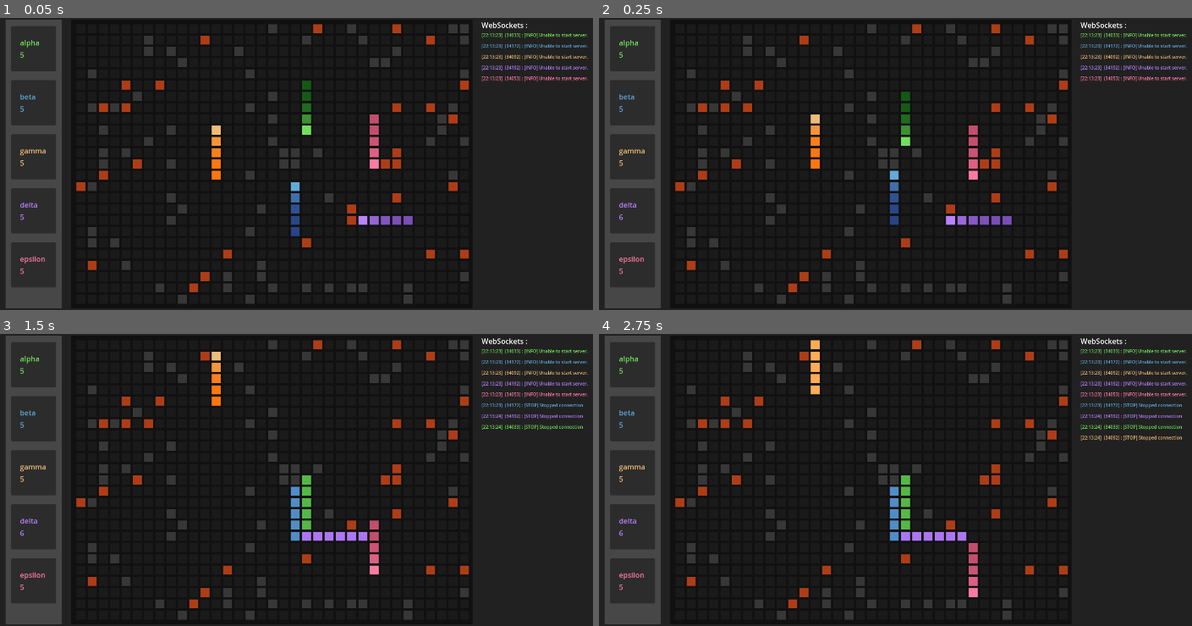
Above: before the commit, frames 1-4 (two rows, left to right).
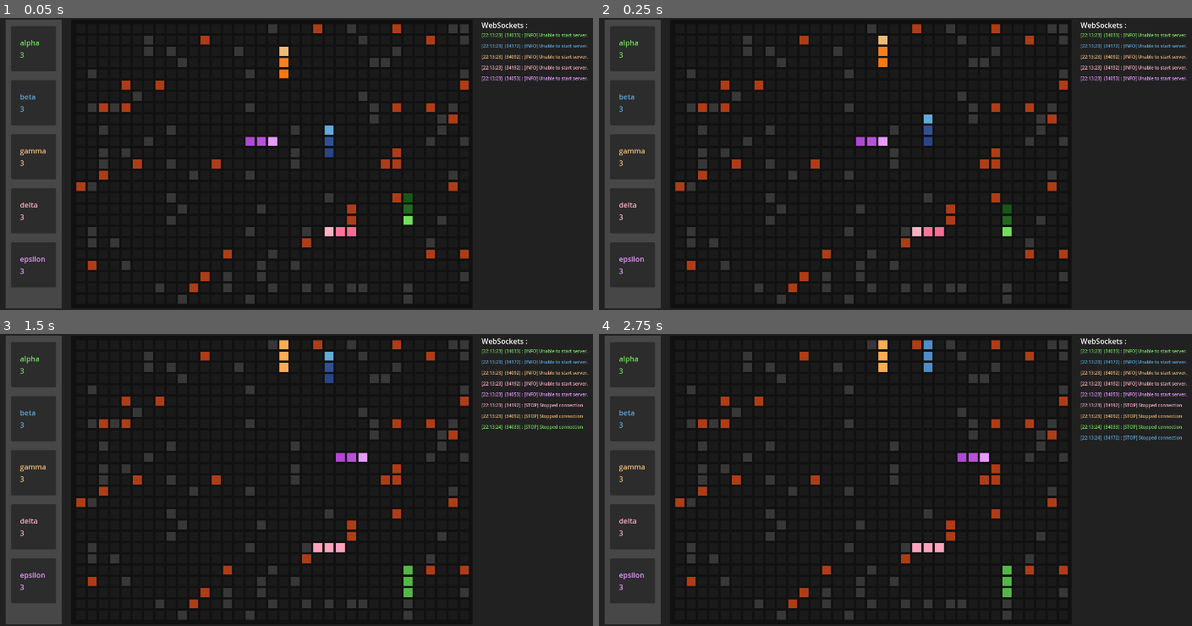
Above: after the commit, the same moments.

Repository: emecdelam/multiplayer_snake
Game: Godot game, scene res://scenes/main_game.tscn
Same seed, same stepped clock (60 frames per second), same inputs: the game is played once before the commit and once after it.
Inputs:
- Up to frame 1 (0.05 s): no input
- Up to frame 2 (0.25 s): no input
- Up to frame 3 (1.5 s): hold Right (move_right) 0.53-1.28 s; hold Down (move_down) from 1.28 s (still down)
- Up to frame 4 (2.75 s): release Down (move_down) at 2.03 s; hold Right (move_right) from 2.03 s (still down)

The runs differ from the first frame. In frame 1, 2.9% of the frame differs, in the area x 3-100%, y 6-88%; in frame 2, 3.1%; in frame 3, 3.5%; in frame 4, 3.6%, in the area x 3-100%, y 2-91%.

Commit message:
right colors

Diff:
--- a/scripts/game/main_game.gd
+++ b/scripts/game/main_game.gd
@@ -11,7 +11,7 @@
 
 @export var number_fruits: int = 5
 @export var number_walls: int = 100
-@export var player_length: int = 5
+@export var player_length: int = 3
 #--------------------------------------
 # ONREADY
 #--------------------------------------
--- a/scripts/parameters.gd
+++ b/scripts/parameters.gd
@@ -3,12 +3,13 @@
 @export var number_of_players = 5
 
 
+# head, tail color
 @export var player_colors = [
-    [Color("#72DF5C"), Color("#145815")],   # Light Green and Dark Green
-    [Color("#60ABDA"), Color("#294486")],   # Light Blue and Dark Blue
-    [Color("#EEBC77"), Color("#FF760D")],   # Soft Yellow and Orange
-    [Color("#B983FF"), Color("#7A4EB6")],   # Light Purple and Dark Purple
-    [Color("#FF7AA2"), Color("#C34D6D")]    # Light Pink and Dark Pink
+    [Color("#72DF5C"), Color("#145815")],   # green
+    [Color("#60ABDA"), Color("#294486")],   # blue
+    [Color("#EEBC77"), Color("#FF760D")],   # orange
+    [Color('#FEB1C5'), Color("#FB6D93")],   # pink
+    [Color("#E79AFF"), Color("#B048D1")]    # purple
 ]
 
 
